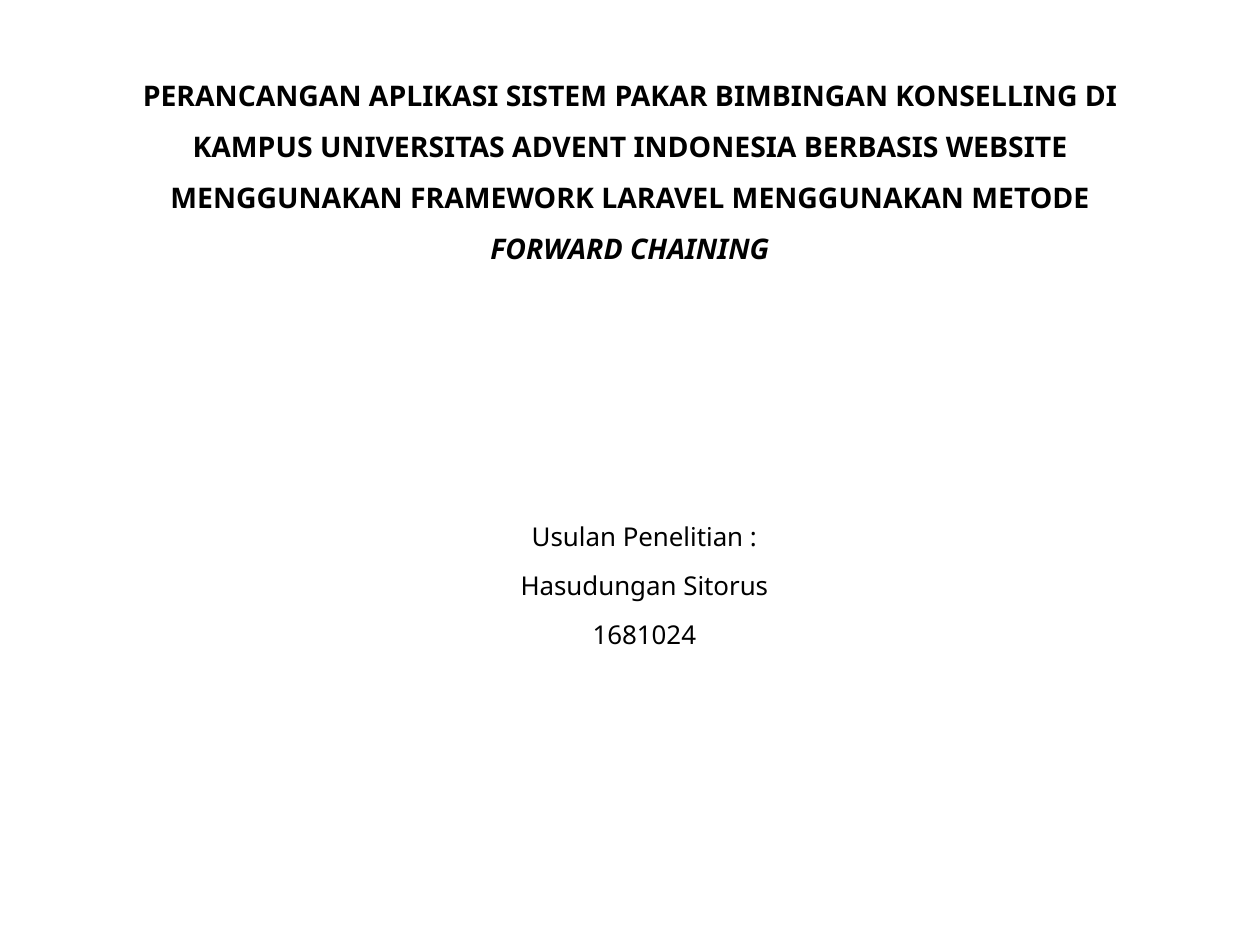
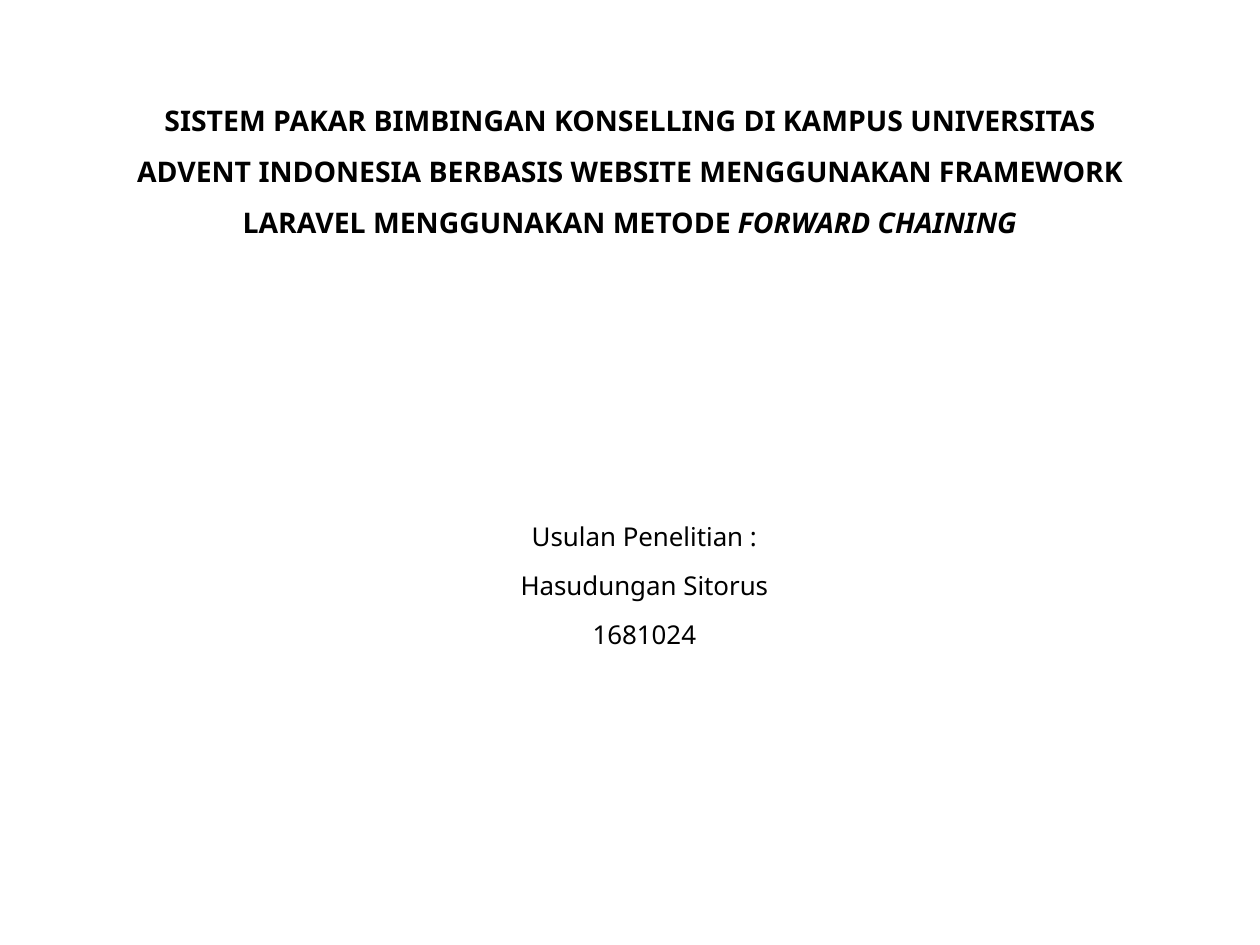
Before and after one commit to DoengJoeng/Skripsi, a slide deck: slide 1 of File Jurnal & point revisi/Persentasi Sistem Pakar.pptx. Drawn at 1260x945 pixels with LibreOffice and Linux fonts; fonts in the diff are those of the drawing; background and template pictures are left out. Boxes give left, top, right and bottom in pixels: in the first picture for what was removed or moved away, otherwise in the second. Text is boxed around its words. In the diff, an @@ line names an element or a change of style, - is before the commit and + after.

```diff
--- a/File Jurnal & point revisi/Persentasi Sistem Pakar.pptx
+++ b/File Jurnal & point revisi/Persentasi Sistem Pakar.pptx
@@ title at box(137, 110, 1123, 234): text changed @@
-PERANCANGAN APLIKASI SISTEM PAKAR BIMBINGAN KONSELLING DI KAMPUS UNIVERSITAS ADVENT INDONESIA BERBASIS WEBSITE MENGGUNAKAN FRAMEWORK LARAVEL MENGGUNAKAN METODE FORWARD CHAINING
+SISTEM PAKAR BIMBINGAN KONSELLING DI KAMPUS UNIVERSITAS ADVENT INDONESIA BERBASIS WEBSITE MENGGUNAKAN FRAMEWORK LARAVEL MENGGUNAKAN METODE FORWARD CHAINING
```
Also in this commit, not shown: 7 other files.
